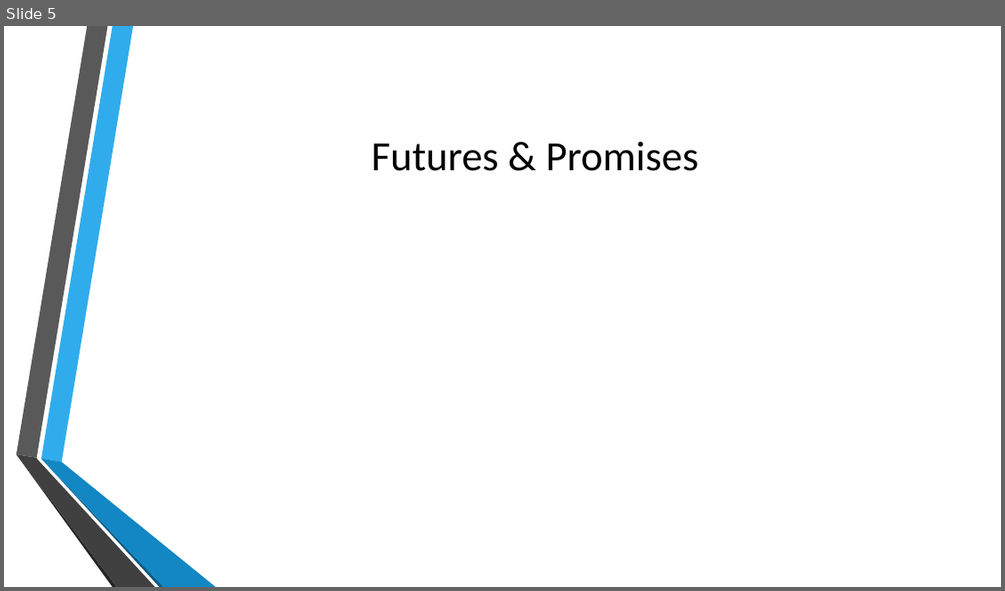
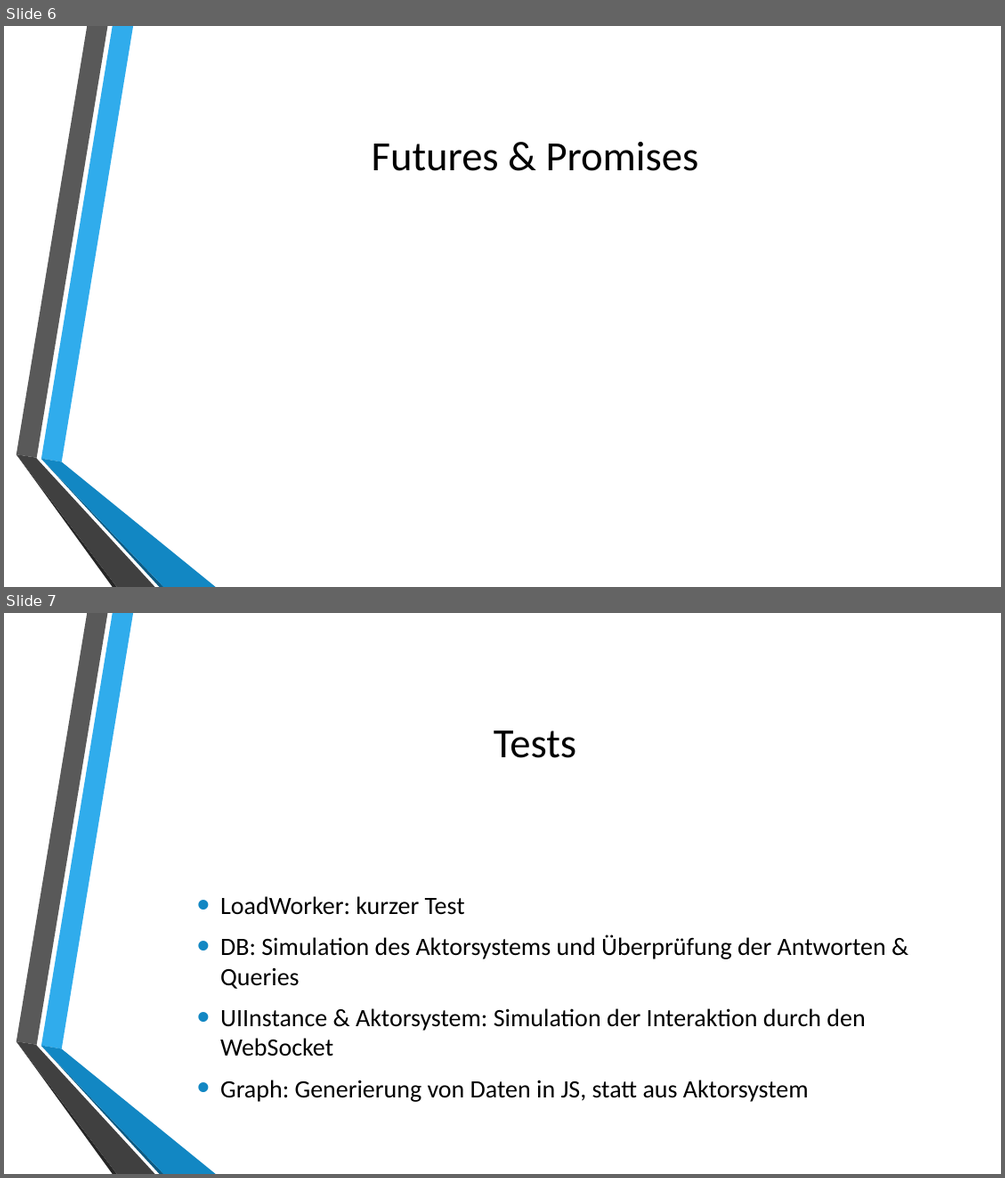
Before and after one commit to autarchprinceps/Reactive-Load-Generator, a slide deck: Dokumentation/Präsentation.pptx. Shown one above the other, each under a label of ours: slide 5 before the commit, slides 6 and 7 after it. The pictures are 1005x591 and 1005x1178 pixels, drawn with LibreOffice and Linux fonts; fonts in the diff are those of the drawing; background and template pictures are left out. Boxes give left, top, right and bottom in pixels: in the first picture for what was removed or moved away, otherwise in the second. Text is boxed around its words. In the diff, an @@ line names an element or a change of style, - is before the commit and + after.

```diff
--- a/Dokumentation/Präsentation.pptx
+++ b/Dokumentation/Präsentation.pptx
@@ slide 7 added at <box>4,613,1001,1174</box>, background picture (left out); not listed: 6 template elements that a slide beside it also shows @@
@@ title added at <box>494,730,576,758</box>, 40 pt, text #000000 @@
+Tests
@@ text added at <box>220,896,886,1102</box>, 24 pt, text #000000 @@
+• LoadWorker: kurzer Test
+• DB: Simulation des Aktorsystems und Überprüfung der Antworten & Queries
+• UIInstance & Aktorsystem: Simulation der Interaktion durch den WebSocket
+• Graph: Generierung von Daten in JS, statt aus Aktorsystem
@@ what was slide 5 is now slide 6 @@
```
Also in this commit, not shown: 1 slide changed, 4 other slides added.
